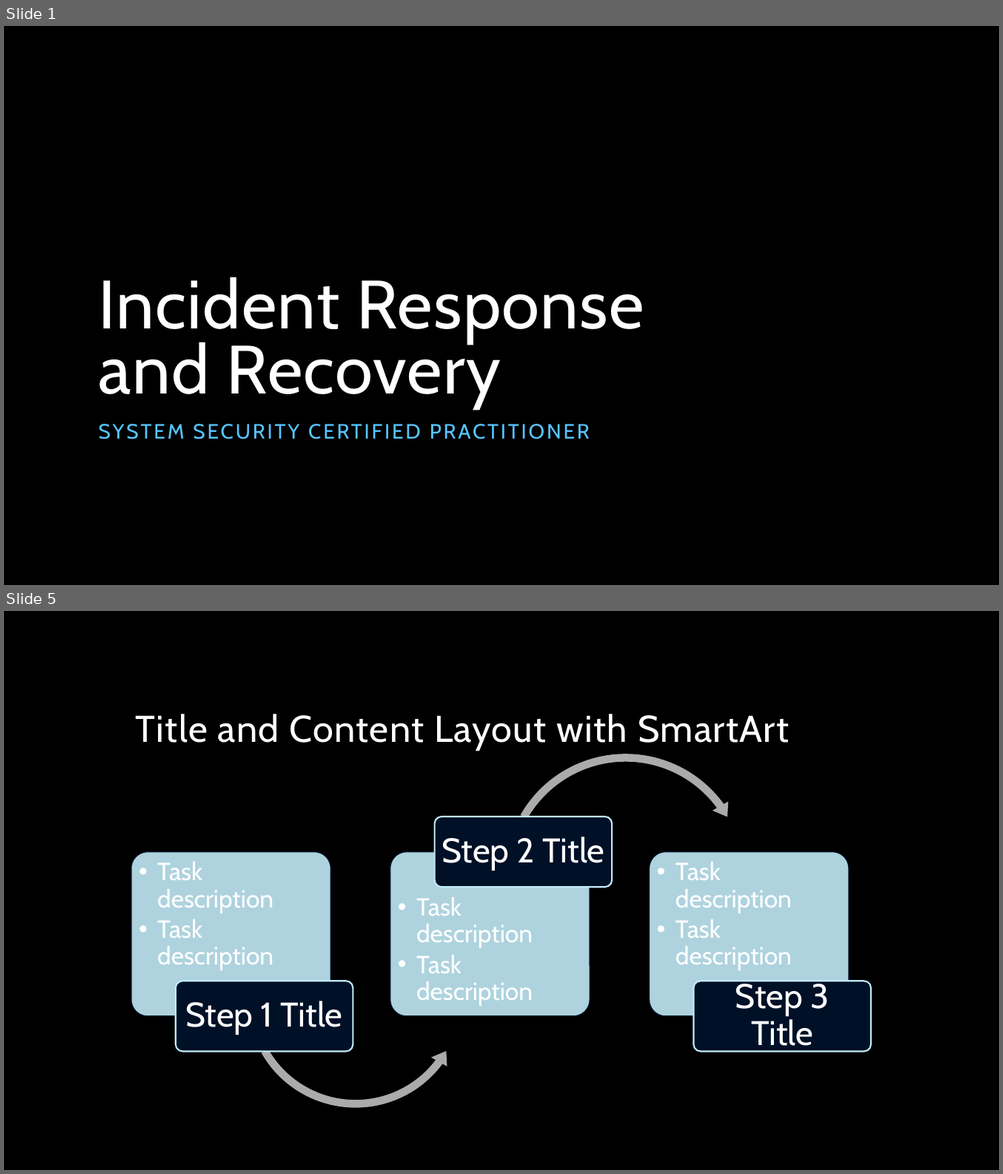
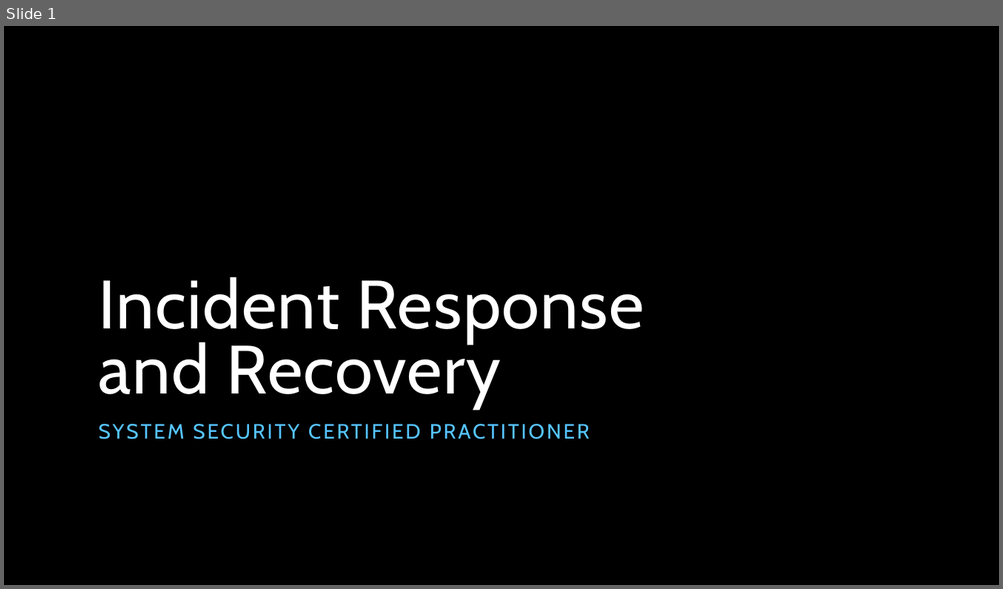
Before and after one commit to keiranwyllie/bootcamp, a slide deck: SSCP - Incident Response.pptx. Shown one above the other, each under a label of ours: slides 1 and 5 before the commit, slide 1 after it; the slides between them are not shown. The pictures are 1003x1174 and 1003x589 pixels, drawn with LibreOffice and Linux fonts; fonts in the diff are those of the drawing; background and template pictures are left out. Boxes give left, top, right and bottom in pixels: in the first picture for what was removed or moved away, otherwise in the second. Text is boxed around its words. In the diff, an @@ line names an element or a change of style, - is before the commit and + after.

```diff
--- a/SSCP - Incident Response.pptx
+++ b/SSCP - Incident Response.pptx
@@ slide 5 removed at [4,611,999,1170], background picture (left out) @@
@@ title removed at [136,714,788,750] @@
-Title and Content Layout with SmartArt
@@ group removed at [131,749,871,1113]: 6 rounded rectangles, 6 texts, 1 left circular arrow, 1 circular arrow @@
-  • Task description
-  • Task description
-Step 1 Title
-  • Task description
-  • Task description
-Step 2 Title
-  • Task description
-  • Task description
-Step 3 Title
```
Also in this commit, not shown: 1 slide changed, 5 slides added, 8 other slides removed.
